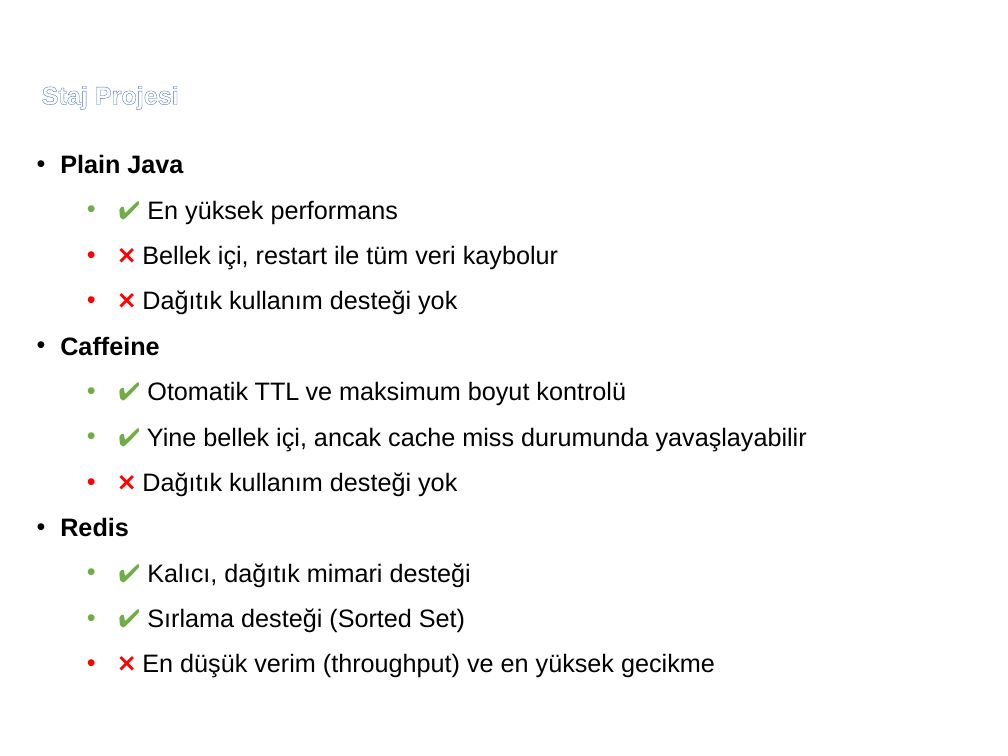
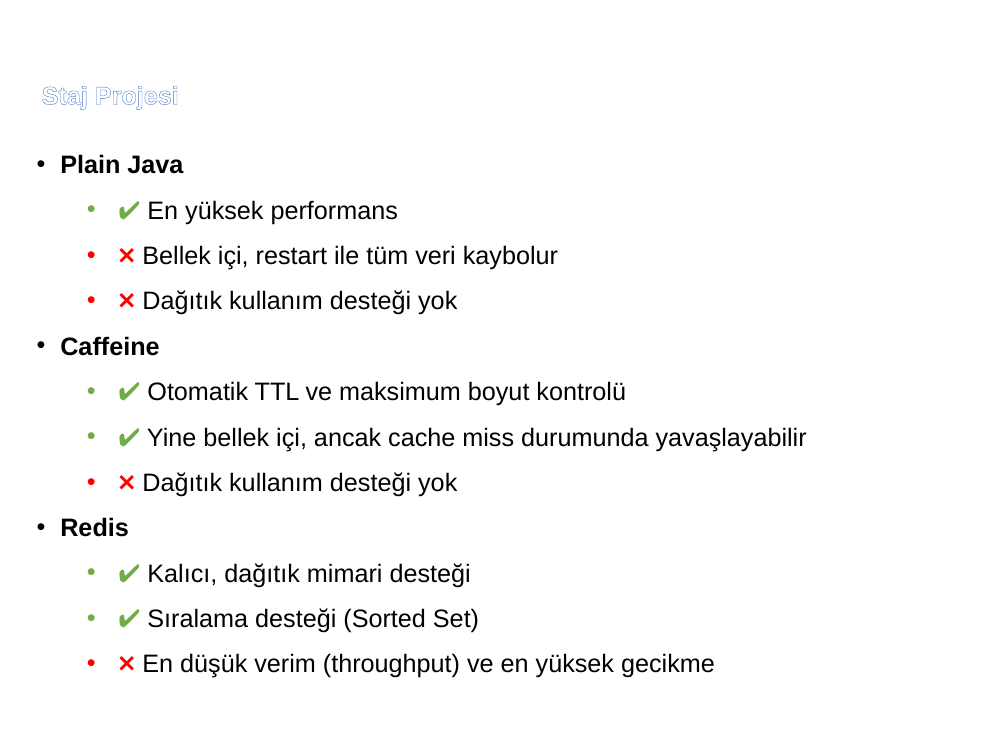
Before and after one commit to noxennn/LeaderboardREST, a slide deck: slide 25 of YusufEmreBayrakcıStajSunum.pptx. Drawn at 1008x756 pixels with LibreOffice and Linux fonts; fonts in the diff are those of the drawing; background and template pictures are left out. Boxes give left, top, right and bottom in pixels: in the first picture for what was removed or moved away, otherwise in the second. Text is boxed around its words. In the diff, an @@ line names an element or a change of style, - is before the commit and + after.

```diff
--- a/YusufEmreBayrakcıStajSunum.pptx
+++ b/YusufEmreBayrakcıStajSunum.pptx
@@ text at [147,608,479,633]: text changed @@
-  • ✔️ Sırlama desteği (Sorted Set)
+  • ✔️ Sıralama desteği (Sorted Set)
```
Also in this commit, not shown: 1 other slide changed, 5 other files.
